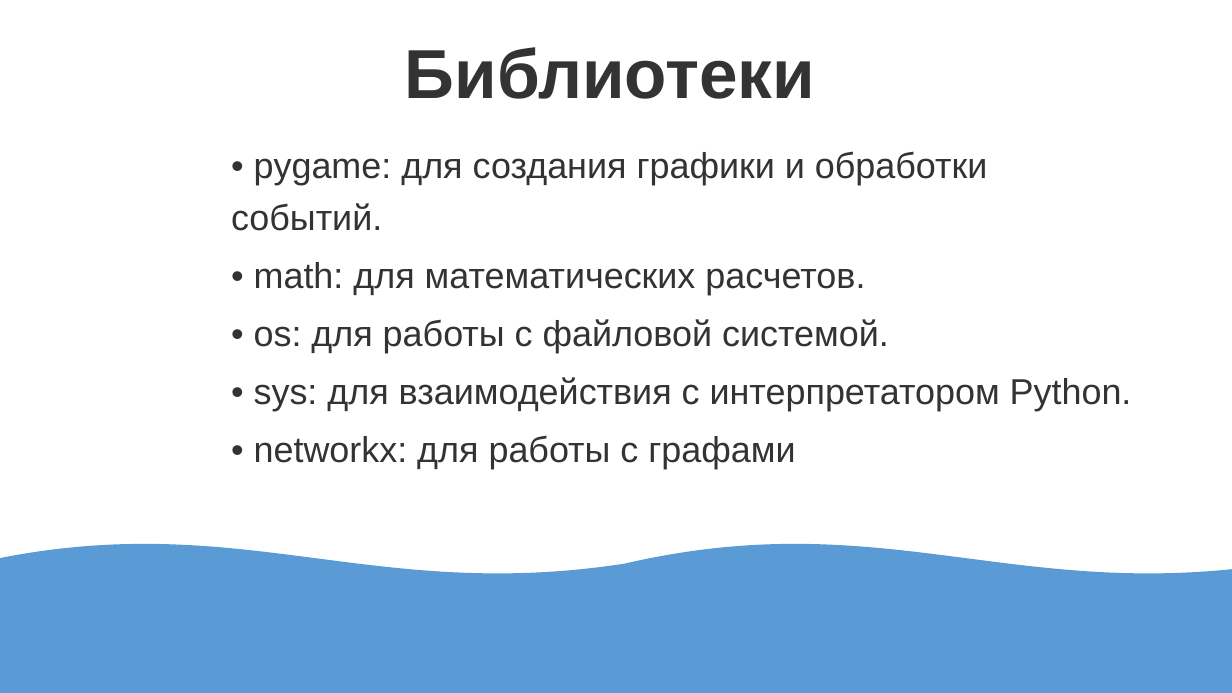
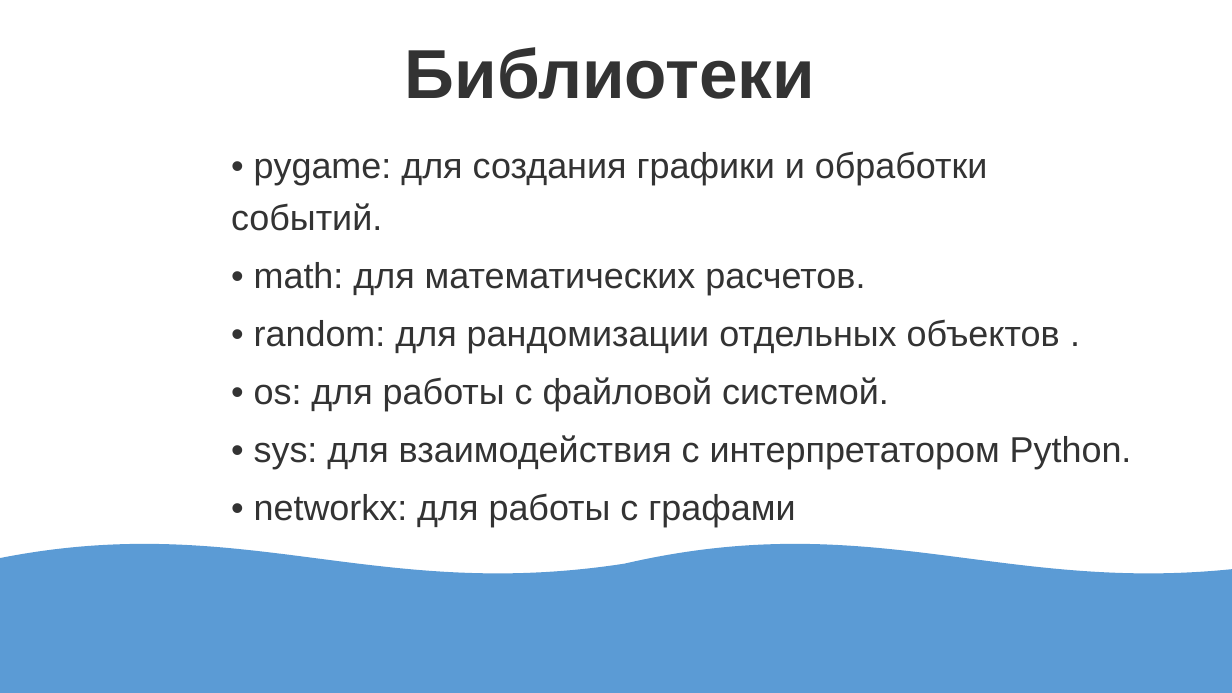
Before and after one commit to lllDezonlll/Project_Apophenia, a slide deck: slide 5 of Apoophenia.pptx (slide 4 before the commit). Drawn at 1232x693 pixels with LibreOffice and Linux fonts; fonts in the diff are those of the drawing. Boxes give left, top, right and bottom in pixels: in the first picture for what was removed or moved away, otherwise in the second. Text is boxed around its words. In the diff, an @@ line names an element or a change of style, - is before the commit and + after.

```diff
--- a/Apoophenia.pptx
+++ b/Apoophenia.pptx
@@ text at [254, 319, 1060, 353]: paragraph added @@
+• random: для рандомизации отдельных объектов .
```
Also in this commit, not shown: 3 other slides changed, 1 slide added, 1 other file.
